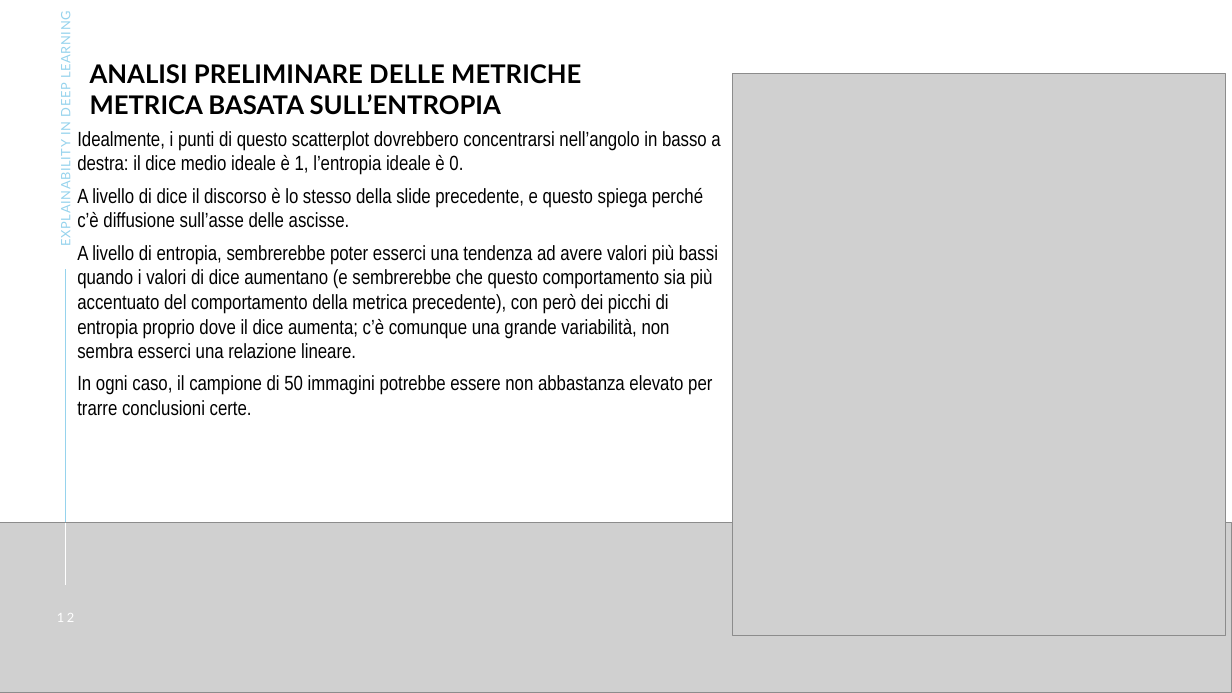
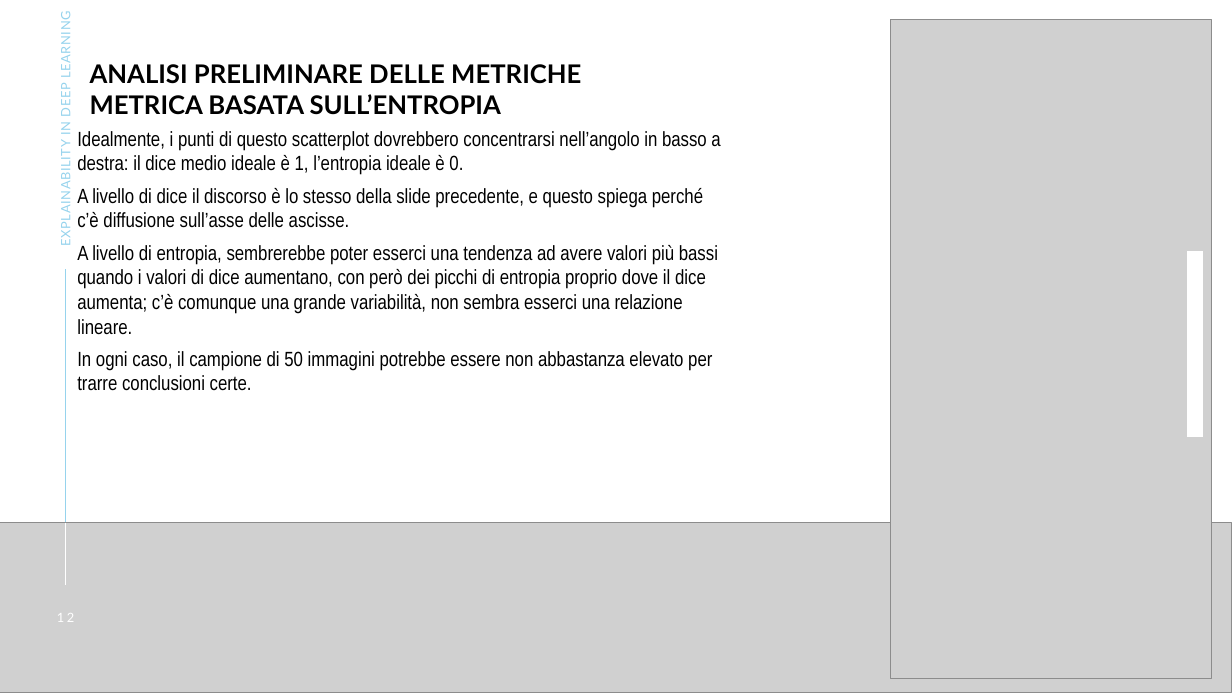
Before and after one commit to wjbax/tesi, a slide deck: slide 12 of Presentations/Bassolino_Report_Marzo2024_v2.pptx. Drawn at 1232x693 pixels with LibreOffice and Linux fonts; fonts in the diff are those of the drawing; grey boxes stand for pictures. Boxes give left, top, right and bottom in pixels: in the first picture for what was removed or moved away, otherwise in the second. Text is boxed around its words. In the diff, an @@ line names an element or a change of style, - is before the commit and + after.

```diff
--- a/Presentations/Bassolino_Report_Marzo2024_v2.pptx
+++ b/Presentations/Bassolino_Report_Marzo2024_v2.pptx
@@ picture: place and size @@
-picture at [733,74,1226,636]
+picture at [890,19,1211,678]
@@ text at [77,245,718,335]: text changed @@
-A livello di entropia, sembrerebbe poter esserci una tendenza ad avere valori più bassi quando i valori di dice aumentano (e sembrerebbe che questo comportamento sia più accentuato del comportamento della metrica precedente), con però dei picchi di entropia proprio dove il dice aumenta; c’è comunque una grande variabilità, non sembra esserci una relazione lineare.
+A livello di entropia, sembrerebbe poter esserci una tendenza ad avere valori più bassi quando i valori di dice aumentano, con però dei picchi di entropia proprio dove il dice aumenta; c’è comunque una grande variabilità, non sembra esserci una relazione lineare.
@@ rectangle added at [1188,251,1202,436], fill #FFFFFF, outline #FFFFFF 1 pt @@
```
Also in this commit, not shown: 5 other slides changed, 1 other file.
